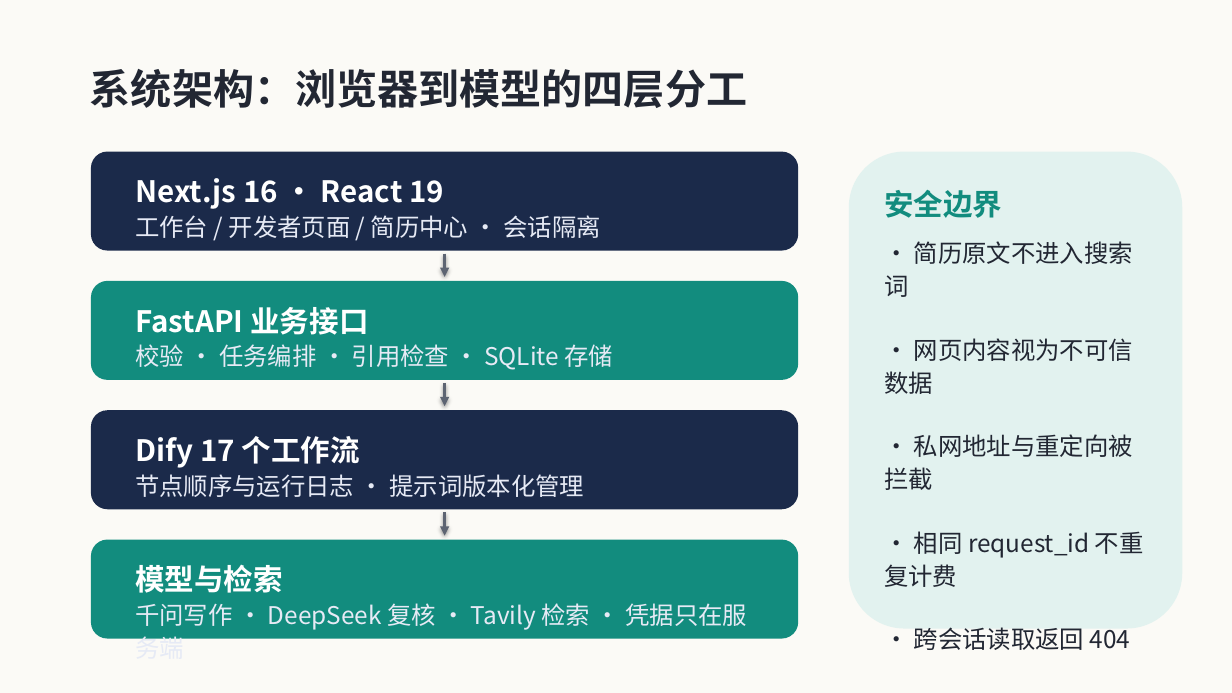
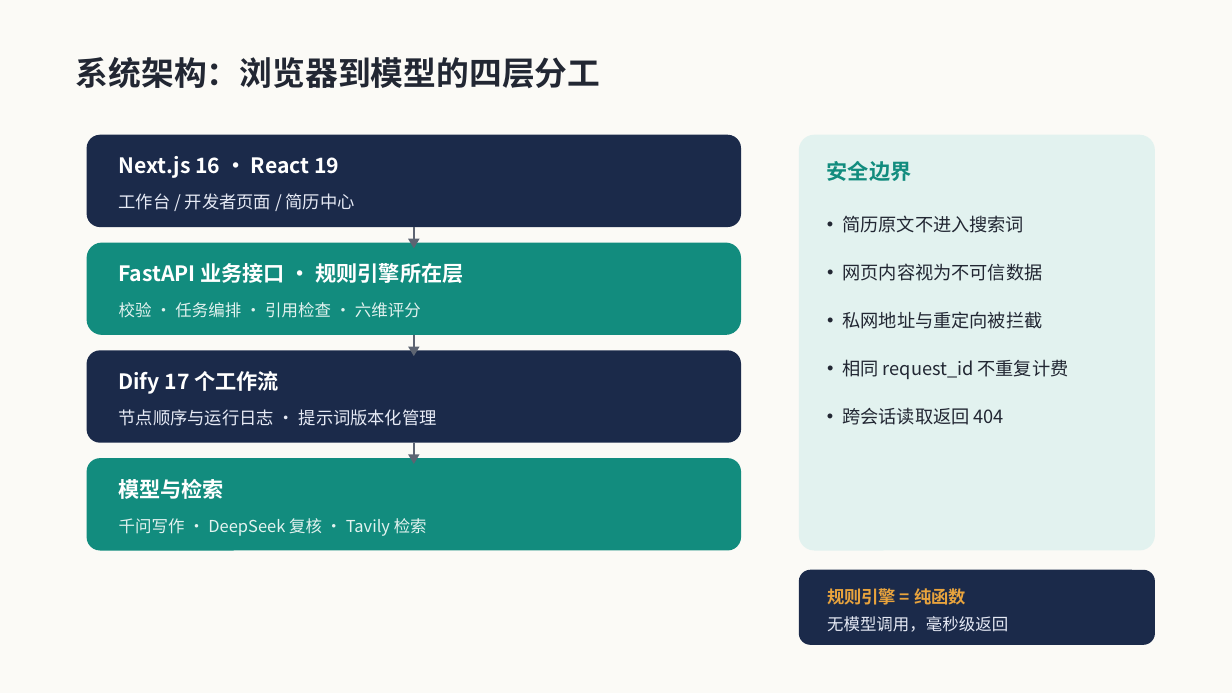
Before and after one commit to CP-bee-git/AI-game, a slide deck: slide 7 of docs/ppt-assets/careerpilot-intro.pptx (slide 5 before the commit). Drawn at 1232x693 pixels with LibreOffice and Linux fonts; fonts in the diff are those of the drawing. Boxes give left, top, right and bottom in pixels: in the first picture for what was removed or moved away, otherwise in the second. Text is boxed around its words. In the diff, an @@ line names an element or a change of style, - is before the commit and + after.

```diff
--- a/docs/ppt-assets/careerpilot-intro.pptx
+++ b/docs/ppt-assets/careerpilot-intro.pptx
@@ text "系统架构：浏览器到模型的四层分工" at (x1=76, y1=57, x2=601, y2=88): size 32 to 25.5 pt; line spacing 1.12 to 1 @@
@@ rounded rectangle resized from (x1=91, y1=152, x2=799, y2=250) to (x1=87, y1=135, x2=741, y2=227) @@
@@ rounded rectangle resized from (x1=849, y1=152, x2=1183, y2=628) to (x1=799, y1=135, x2=1155, y2=551) @@
@@ text "Next.js 16 · React 19" moved from (x1=135, y1=178, x2=444, y2=209) to (x1=118, y1=156, x2=339, y2=178) @@
@@ text "安全边界" moved from (x1=884, y1=190, x2=1002, y2=218) to (x1=827, y1=161, x2=911, y2=181) @@
@@ text at (x1=119, y1=193, x2=355, y2=210): text changed; size 19 to 13.5 pt @@
-工作台 / 开发者页面 / 简历中心 · 会话隔离
+工作台 / 开发者页面 / 简历中心
@@ freeform shape added at (x1=409, y1=238, x2=420, y2=464), fill #5D6472 @@
@@ freeform shape added at (x1=414, y1=227, x2=415, y2=457), fill #000000, outline #5D6472 1.5 pt @@
@@ rounded rectangle resized from (x1=91, y1=281, x2=799, y2=380) to (x1=87, y1=242, x2=741, y2=335) @@
@@ text at (x1=119, y1=263, x2=464, y2=283): text changed; size 23 to 16.5 pt @@
-FastAPI 业务接口
+FastAPI 业务接口 · 规则引擎所在层
@@ arrow removed from (445, 253) to (445, 277) @@
@@ text removed at (x1=884, y1=241, x2=1144, y2=650) @@
-· 简历原文不进入搜索词
-· 网页内容视为不可信数据
-· 私网地址与重定向被拦截
-· 相同 request_id 不重复计费
-· 跨会话读取返回 404
@@ text at (x1=119, y1=302, x2=421, y2=318): text changed; size 19 to 12.8 pt; text colour #E6EAF5 to #E2F2EF @@
-校验 · 任务编排 · 引用检查 · SQLite 存储
+校验 · 任务编排 · 引用检查 · 六维评分
@@ rounded rectangle resized from (x1=91, y1=410, x2=799, y2=509) to (x1=87, y1=350, x2=741, y2=443) @@
@@ text "Dify 17 个工作流" moved from (x1=135, y1=436, x2=360, y2=468) to (x1=119, y1=371, x2=278, y2=394) @@
@@ arrow removed from (445, 383) to (445, 407) @@
@@ text "节点顺序与运行日志 · 提示词版本化管理" moved from (x1=135, y1=474, x2=585, y2=497) to (x1=119, y1=409, x2=437, y2=426) @@
@@ text "节点顺序与运行日志 · 提示词版本化管理" at (x1=119, y1=409, x2=437, y2=426): size 19 to 13.5 pt; line spacing 1.12 to 1 @@
@@ proportions changed in 5 elements at (x1=87, y1=135, x2=741, y2=227), (x1=87, y1=242, x2=741, y2=335), (x1=799, y1=135, x2=1155, y2=551), (x1=87, y1=350, x2=741, y2=443), (x1=87, y1=458, x2=741, y2=551) @@
@@ rounded rectangle resized from (x1=91, y1=540, x2=799, y2=639) to (x1=87, y1=458, x2=741, y2=551) @@
@@ size 23 to 16.5 pt; line spacing 1.12 to 1 in 4 elements at (x1=118, y1=156, x2=339, y2=178), (x1=827, y1=161, x2=911, y2=181), (x1=119, y1=371, x2=278, y2=394), (x1=118, y1=479, x2=224, y2=499) @@
@@ text "模型与检索" moved from (x1=135, y1=564, x2=283, y2=593) to (x1=118, y1=479, x2=224, y2=499) @@
@@ text at (x1=119, y1=518, x2=427, y2=536): text changed; size 19 to 12.8 pt; text colour #E6EAF5 to #E2F2EF @@
-千问写作 · DeepSeek 复核 · Tavily 检索 · 凭据只在服务端
+千问写作 · DeepSeek 复核 · Tavily 检索
@@ arrow removed from (445, 512) to (445, 536) @@
@@ group added at (x1=799, y1=215, x2=1155, y2=645): 7 texts, 1 rounded rectangle @@
+• 简历原文不进入搜索词
+• 网页内容视为不可信数据
+• 私网地址与重定向被拦截
+• 相同 request_id 不重复计费
+• 跨会话读取返回 404
+规则引擎 = 纯函数
+无模型调用，毫秒级返回
```
Also in this commit, not shown: 9 other slides changed, 2 slides added, 20 other files.
